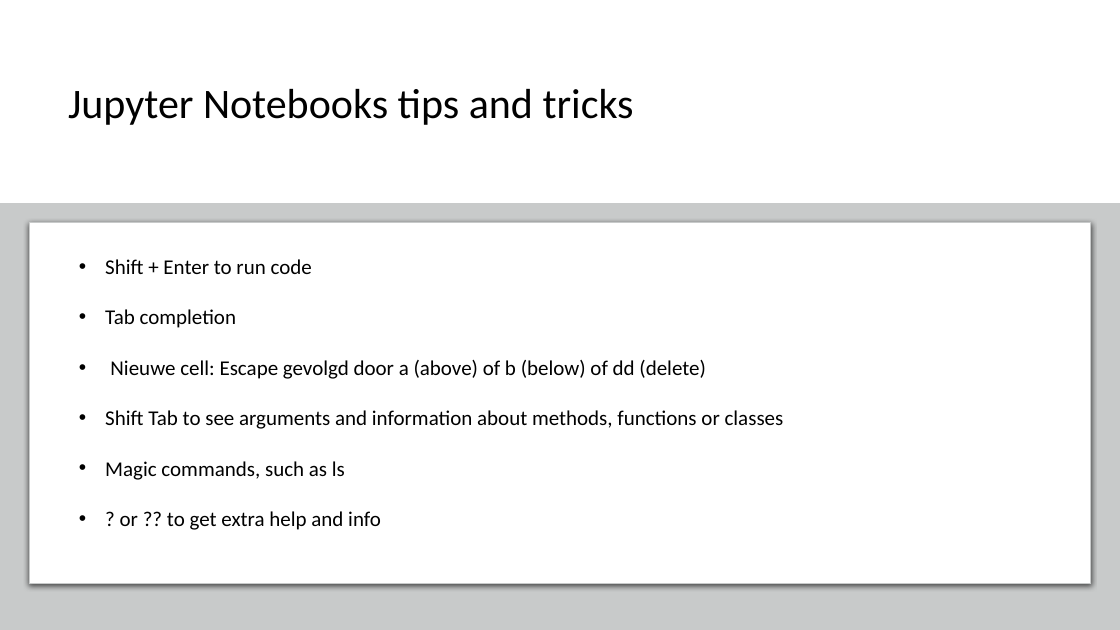
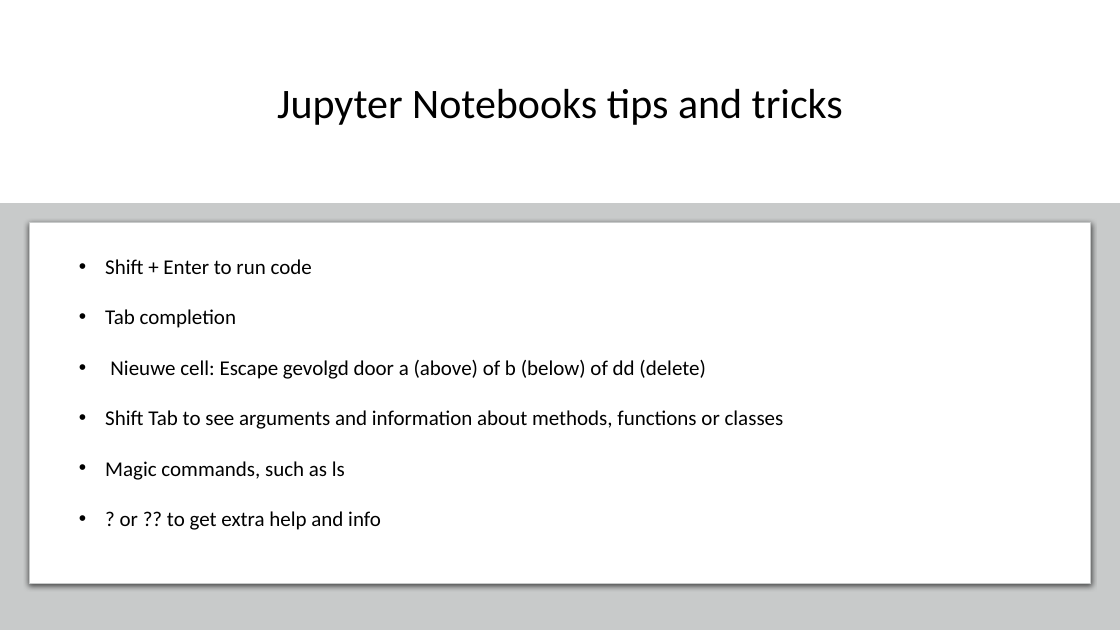
Before and after one commit to SandervandenOord/pandas_training, a slide deck: slide 13 of Pandas_Training_Slides.pptx (slide 9 before the commit). Drawn at 1120x630 pixels with LibreOffice and Linux fonts; fonts in the diff are those of the drawing. Boxes give left, top, right and bottom in pixels: in the first picture for what was removed or moved away, otherwise in the second. Text is boxed around its words. In the diff, an @@ line names an element or a change of style, - is before the commit and + after.

```diff
--- a/Pandas_Training_Slides.pptx
+++ b/Pandas_Training_Slides.pptx
@@ title "Jupyter Notebooks tips and tricks" at [277,89,843,125]: alignment left to centre @@
```
Also in this commit, not shown: 2 other slides changed, 7 slides added.
